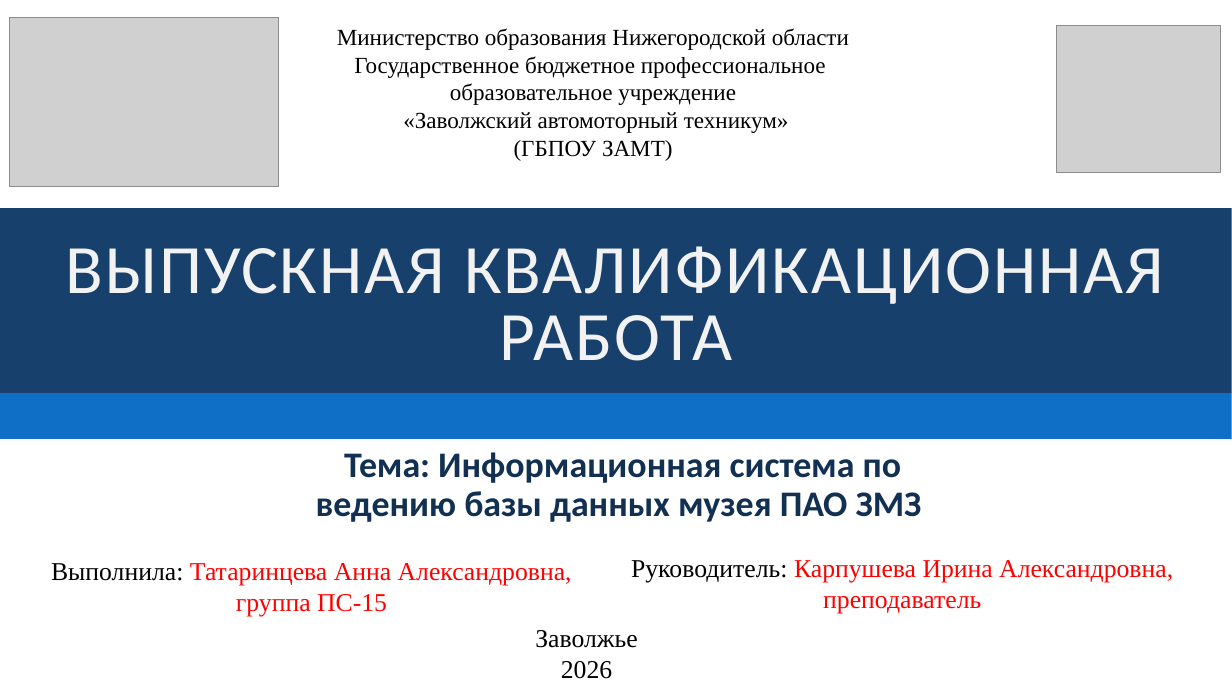
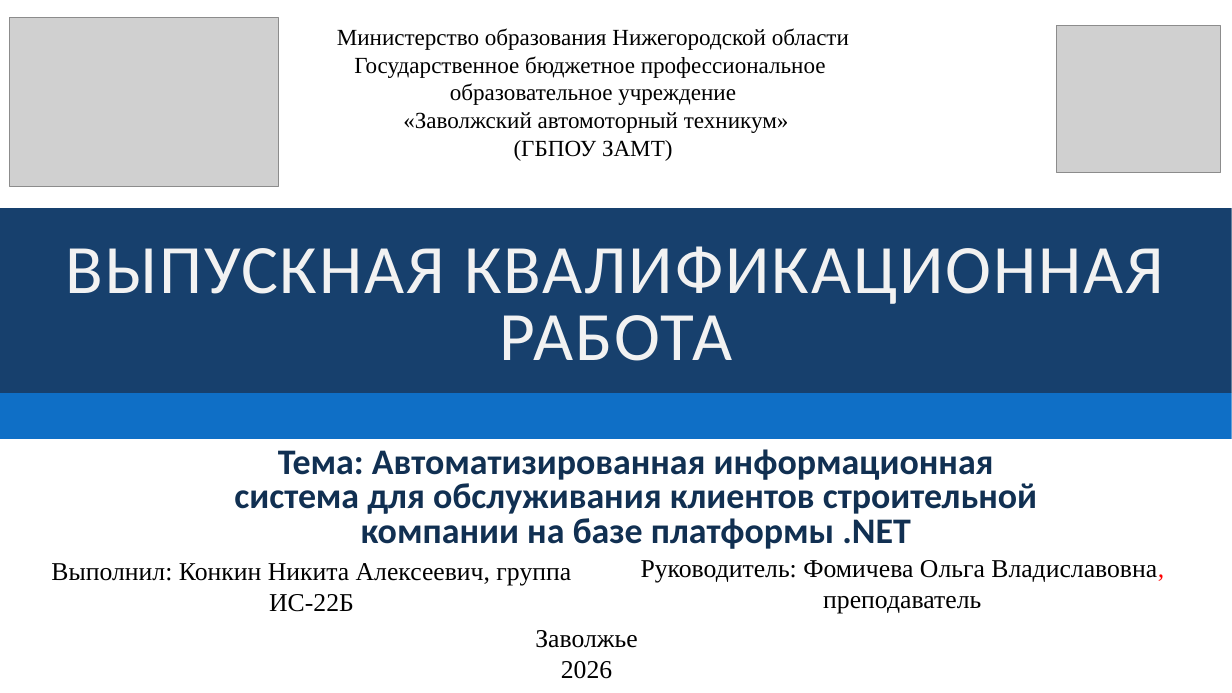
Before and after one commit to magicYuta17/DiplomHokage, a slide deck: slide 1 of doc/Пример_выполнения_ДП/Prezentatsia_primer.pptx. Drawn at 1232x693 pixels with LibreOffice and Linux fonts; fonts in the diff are those of the drawing; grey boxes stand for pictures. Boxes give left, top, right and bottom in pixels: in the first picture for what was removed or moved away, otherwise in the second. Text is boxed around its words. In the diff, an @@ line names an element or a change of style, - is before the commit and + after.

```diff
--- a/doc/Пример_выполнения_ДП/Prezentatsia_primer.pptx
+++ b/doc/Пример_выполнения_ДП/Prezentatsia_primer.pptx
@@ subtitle at [234,449,1037,549]: text changed @@
-Тема: Информационная система по ведению базы данных музея ПАО ЗМЗ
+Тема: Автоматизированная информационная система для обслуживания клиентов строительной компании на базе платформы .NET
@@ text at [51,563,571,612]: text changed; text colour #FF0000 to #000000 @@
-Выполнила: Татаринцева Анна Александровна, группа ПС-15
+Выполнил: Конкин Никита Алексеевич, группа ИС-22Б
@@ text at [641,560,1164,614]: text changed; text colour #FF0000 to #000000 @@
-Руководитель: Карпушева Ирина Александровна, преподаватель
+Руководитель: Фомичева Ольга Владиславовна, преподаватель
```
Also in this commit, not shown: 6 other files.
